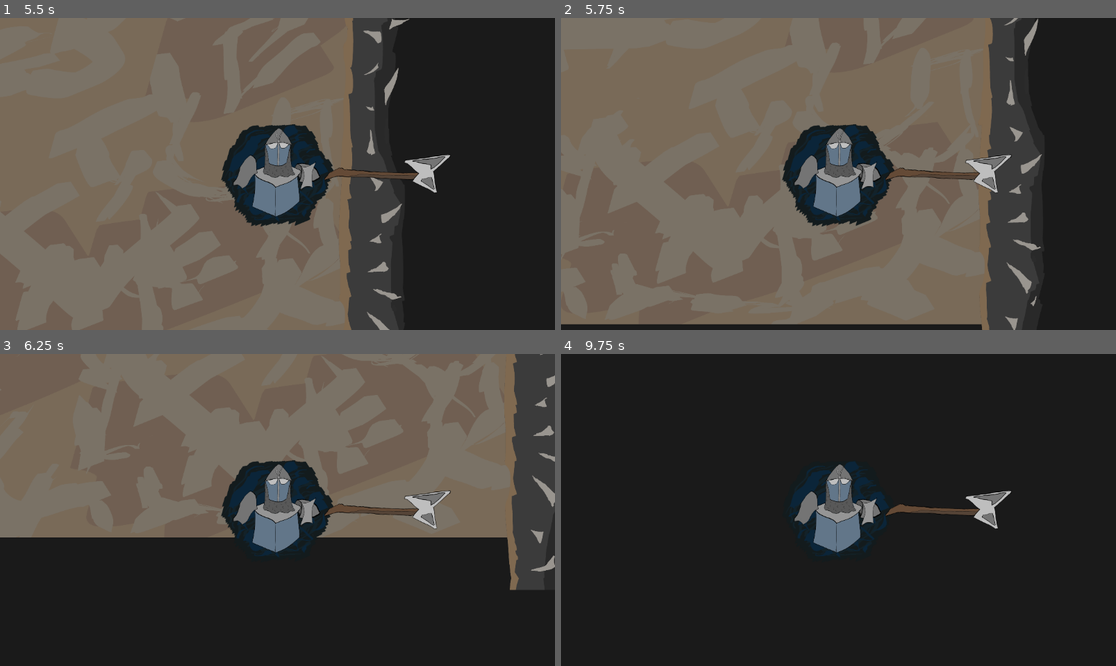
Above: before the commit, frames 1-4 (two rows, left to right).
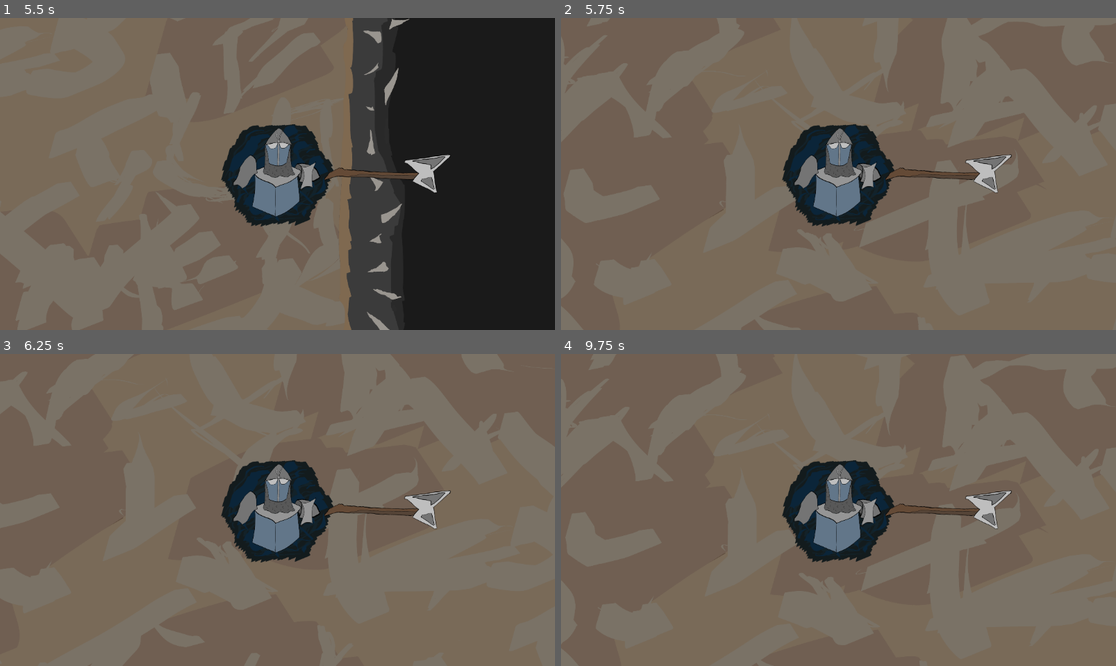
Above: after the commit, the same moments.

Repository: Wiolarz/Polyspear
Game: Godot game, scene res://help/FinishedGame.tscn
Two runs of this game, one before a commit and one after it. Both use one fixed random seed, a clock stepped at 60 frames per second and the inputs below.
Inputs:
- Up to frame 1 (5.5 s): tap Enter at 0.5 s; hold Right 0.53-1.28 s; tap S (KEY_DOWN) at 0.6, 5.1 s; hold Down 1.28-2.03 s; tap A (KEY_LEFT) at 1.35 s; hold Right 2.03-2.78 s; tap D (KEY_RIGHT) at 2.1 s; hold Up 2.78-3.53 s; tap Q (KEY_ROTATE_LEFT) at 2.85 s; hold Left 3.53-5.03 s; tap E (KEY_ROTATE_RIGHT) at 3.6 s; tap F3 (CHEAT_MODE, bound only after the commit) at 4.15 s; tap W (KEY_UP) at 4.35 s; tap F2 (MAXIMIZE_WINDOW, bound only after the commit) at 4.9 s; hold Down from 5.03 s (still down)
- Up to frame 2 (5.75 s): keep holding Down; tap F1 (RESTART_LEVEL, bound only after the commit) at 5.65 s
- Up to frame 3 (6.25 s): release Down at 5.78 s; hold Right from 5.78 s (still down); tap A (KEY_LEFT) at 5.85 s
- Up to frame 4 (9.75 s): release Right at 6.53 s; hold Up 6.53-7.28 s; tap D (KEY_RIGHT) at 6.6 s; hold Right 7.28-8.03 s; tap Q (KEY_ROTATE_LEFT) at 7.35 s; hold Down 8.03-8.78 s; tap E (KEY_ROTATE_RIGHT) at 8.1 s; hold Left 8.78-9.53 s; tap W (KEY_UP) at 8.85 s; tap F1 (RESTART_LEVEL, bound only after the commit) at 9.5 s; hold Up from 9.53 s (still down); tap S (KEY_DOWN) at 9.6 s

Frame 1 is identical in both runs. In frame 2, 24% of the frame differs, in the area x 0-100%, y 0-100%; in frame 3, 44%; in frame 4, 94%.

Commit message:
Basic combat system

Diff:
--- /dev/null
+++ b/Scenes/CharacterHitbox.gd
@@ -0,0 +1,6 @@
+extends Area2D
+
+signal got_hit(value)
+
+func damage(value):
+	got_hit.emit(value)
--- /dev/null
+++ b/Scenes/enemy.gd
@@ -0,0 +1,19 @@
+extends Node2D
+
+
+@export var health = 100
+
+
+
+@onready var move_tool = $EnemyMovement
+@onready var rotate_tool = $Weapon/WeaponBody
+
+
+
+
+
+func _on_character_hitbox_got_hit(value):
+	health -= value
+	print("enemy", health)
+	if health <= 0:
+		queue_free()
--- /dev/null
+++ b/Scenes/enemy.tscn
@@ -0,0 +1,82 @@
+[gd_scene load_steps=10 format=3 uid="uid://wgfq10in4r43"]
+
+[ext_resource type="Texture2D" uid="uid://7xpv6p8ujb1" path="res://ART/red.png" id="1_rpjsg"]
+[ext_resource type="Script" path="res://Scenes/enemy.gd" id="1_svf0m"]
+[ext_resource type="Script" path="res://Scripts/Weapon.gd" id="3_t15x1"]
+[ext_resource type="Texture2D" uid="uid://b1l4romg0h16r" path="res://ART/sword.png" id="4_dhp5r"]
+[ext_resource type="Script" path="res://Scripts/Enemy_Weapon.gd" id="4_v071l"]
+[ext_resource type="Script" path="res://Scenes/CharacterHitbox.gd" id="6_e3hgm"]
+
+[sub_resource type="CircleShape2D" id="CircleShape2D_g3oni"]
+radius = 247.291
+
+[sub_resource type="RectangleShape2D" id="RectangleShape2D_1ev5r"]
+size = Vector2(630.204, 12.0399)
+
+[sub_resource type="CircleShape2D" id="CircleShape2D_nc6qa"]
+radius = 258.0
+
+[node name="Enemy" type="Node2D"]
+script = ExtResource("1_svf0m")
+
+[node name="EnemyMovement" type="RigidBody2D" parent="."]
+inertia = 1.0
+center_of_mass_mode = 1
+gravity_scale = 0.0
+lock_rotation = true
+linear_damp = 1.0
+angular_damp = 10.0
+
+[node name="PinJoint2D" type="PinJoint2D" parent="EnemyMovement"]
+node_a = NodePath("..")
+node_b = NodePath("../../Weapon/WeaponBody")
+
+[node name="Sprite2D" type="Sprite2D" parent="EnemyMovement"]
+texture = ExtResource("1_rpjsg")
+
+[node name="CollisionShape2D" type="CollisionShape2D" parent="EnemyMovement"]
+shape = SubResource("CircleShape2D_g3oni")
+
+[node name="RemoteTransform2D" type="RemoteTransform2D" parent="EnemyMovement"]
+remote_path = NodePath("../../CharacterHitbox")
+update_rotation = false
+update_scale = false
+
+[node name="Weapon" type="Node2D" parent="."]
+script = ExtResource("3_t15x1")
+
+[node name="WeaponBody" type="RigidBody2D" parent="Weapon"]
+center_of_mass_mode = 1
+gravity_scale = 0.0
+angular_damp = 10.0
+script = ExtResource("4_v071l")
+
+[node name="WeaponShape" type="CollisionShape2D" parent="Weapon/WeaponBody"]
+position = Vector2(602.222, -5.94873)
+rotation = -0.0513421
+scale = Vector2(1, 2.76)
+shape = SubResource("RectangleShape2D_1ev5r")
+
+[node name="WeaponSprite" type="Sprite2D" parent="Weapon/WeaponBody"]
+position = Vector2(572, 0)
+rotation = 0.349066
+texture = ExtResource("4_dhp5r")
+
+[node name="RemoteTransform2D" type="RemoteTransform2D" parent="Weapon/WeaponBody"]
+remote_path = NodePath("../../WeaponHitbox")
+update_scale = false
+
+[node name="WeaponHitbox" type="Area2D" parent="Weapon"]
+
+[node name="DamageHitboxShape" type="CollisionPolygon2D" parent="Weapon/WeaponHitbox"]
+polygon = PackedVector2Array(476, -45, 977, -37, 919, 2, 488, 64)
+
+[node name="CharacterHitbox" type="Area2D" parent="."]
+script = ExtResource("6_e3hgm")
+
+[node name="BodyHitboxShape" type="CollisionShape2D" parent="CharacterHitbox"]
+shape = SubResource("CircleShape2D_nc6qa")
+
+[connection signal="area_entered" from="Weapon/WeaponHitbox" to="Weapon" method="_on_weapon_hitbox_area_entered"]
+[connection signal="area_exited" from="Weapon/WeaponHitbox" to="Weapon" method="_on_weapon_hitbox_area_exited"]
+[connection signal="got_hit" from="CharacterHitbox" to="." method="_on_character_hitbox_got_hit"]
--- /dev/null
+++ b/Scenes/player.tscn
@@ -0,0 +1,90 @@
+[gd_scene load_steps=12 format=3 uid="uid://daxr8sv6kdpxx"]
+
+[ext_resource type="Script" path="res://Scripts/PlayerManager.gd" id="1_yowb6"]
+[ext_resource type="Script" path="res://Scripts/PlayerMovement.gd" id="2_72fvl"]
+[ext_resource type="Texture2D" uid="uid://dsuyf10fsprg2" path="res://ART/blue.png" id="3_u8cof"]
+[ext_resource type="Script" path="res://Scripts/Weapon.gd" id="4_265fq"]
+[ext_resource type="Script" path="res://Scripts/Player_Weapon.gd" id="5_opclm"]
+[ext_resource type="Texture2D" uid="uid://swp7jgfkcgwh" path="res://ART/axe.png" id="6_0jbv4"]
+[ext_resource type="Script" path="res://Scenes/CharacterHitbox.gd" id="7_l2la1"]
+
+[sub_resource type="CircleShape2D" id="CircleShape2D_g3oni"]
+radius = 247.291
+
+[sub_resource type="RectangleShape2D" id="RectangleShape2D_1ev5r"]
+size = Vector2(515, 12.0399)
+
+[sub_resource type="RectangleShape2D" id="RectangleShape2D_ps2rt"]
+size = Vector2(191, 189)
+
+[sub_resource type="CircleShape2D" id="CircleShape2D_c22em"]
+radius = 258.0
+
+[node name="Player" type="Node2D"]
+script = ExtResource("1_yowb6")
+
+[node name="PlayerMovement" type="RigidBody2D" parent="."]
+inertia = 1.0
+center_of_mass_mode = 1
+gravity_scale = 0.0
+lock_rotation = true
+linear_damp = 1.0
+angular_damp = 10.0
+script = ExtResource("2_72fvl")
+speed = 100
+
+[node name="RemoteTransform2D" type="RemoteTransform2D" parent="PlayerMovement"]
+remote_path = NodePath("../../CharacterHitbox")
+update_rotation = false
+update_scale = false
+
+[node name="PinJoint2D" type="PinJoint2D" parent="PlayerMovement"]
+node_a = NodePath("..")
+node_b = NodePath("../../Weapon/WeaponBody")
+
+[node name="Camera2D" type="Camera2D" parent="PlayerMovement"]
+zoom = Vector2(0.4, 0.4)
+
+[node name="PlayerSprite" type="Sprite2D" parent="PlayerMovement"]
+texture = ExtResource("3_u8cof")
+
+[node name="MovementShape" type="CollisionShape2D" parent="PlayerMovement"]
+shape = SubResource("CircleShape2D_g3oni")
+
+[node name="Weapon" type="Node2D" parent="."]
+script = ExtResource("4_265fq")
+
+[node name="WeaponBody" type="RigidBody2D" parent="Weapon"]
+center_of_mass_mode = 1
+gravity_scale = 0.0
+angular_damp = 10.0
+script = ExtResource("5_opclm")
+
+[node name="RemoteTransform2D" type="RemoteTransform2D" parent="Weapon/WeaponBody"]
+remote_path = NodePath("../../WeaponHitbox")
+update_scale = false
+
+[node name="WeaponShape" type="CollisionShape2D" parent="Weapon/WeaponBody"]
+position = Vector2(517.5, 0)
+scale = Vector2(1, 2.76)
+shape = SubResource("RectangleShape2D_1ev5r")
+
+[node name="WeaponSprite" type="Sprite2D" parent="Weapon/WeaponBody"]
+position = Vector2(572, 0)
+texture = ExtResource("6_0jbv4")
+
+[node name="WeaponHitbox" type="Area2D" parent="Weapon"]
+
+[node name="DamageHitboxShape" type="CollisionShape2D" parent="Weapon/WeaponHitbox"]
+position = Vector2(787.5, -4.5)
+shape = SubResource("RectangleShape2D_ps2rt")
+
+[node name="CharacterHitbox" type="Area2D" parent="."]
+script = ExtResource("7_l2la1")
+
+[node name="BodyHitboxShape" type="CollisionShape2D" parent="CharacterHitbox"]
+shape = SubResource("CircleShape2D_c22em")
+
+[connection signal="area_entered" from="Weapon/WeaponHitbox" to="Weapon" method="_on_weapon_hitbox_area_entered"]
+[connection signal="area_exited" from="Weapon/WeaponHitbox" to="Weapon" method="_on_weapon_hitbox_area_exited"]
+[connection signal="got_hit" from="CharacterHitbox" to="." method="_on_character_hitbox_got_hit"]
--- /dev/null
+++ b/Scripts/Enemy_Weapon.gd
@@ -0,0 +1,11 @@
+extends RigidBody2D
+
+
+# Called when the node enters the scene tree for the first time.
+func _ready():
+	pass # Replace with function body.
+
+
+# Called every frame. 'delta' is the elapsed time since the previous frame.
+func _process(delta):
+	pass
--- /dev/null
+++ b/Scripts/PlayerManager.gd
@@ -0,0 +1,21 @@
+extends Node2D
+
+@export var health = 100
+
+@export var cheats = false
+
+
+func _process(_delta):
+	if Input.is_action_just_pressed("CHEAT_MODE"):
+		if cheats:
+			cheats = false
+		else:
+			cheats = true
+
+func _on_character_hitbox_got_hit(value):
+	if not cheats:
+		health -= value
+		print("player", health)
+
+	if health <= 0:
+		get_tree().reload_current_scene()
--- /dev/null
+++ b/Scripts/Weapon.gd
@@ -0,0 +1,45 @@
+extends Node2D
+
+
+
+# default time between damage ticks for all weapons. (60 frames = 1 second)
+@export var immunity_frames = 180
+
+
+
+#enum weapons_properties {IMMUNE_TIMER, PLUNGED} # doesnt work for some reason
+@export var rotation_speed = 1.5
+
+@export var damage_value = 50
+
+# List of all bodies that weapon has pierced
+var plunged_bodies = {}
+
+func _physics_process(delta):
+	for body in plunged_bodies.keys():
+		var immune = clamp(0, plunged_bodies[body]["IMMUNE_TIMER"] - 1, immunity_frames)
+		plunged_bodies[body]["IMMUNE_TIMER"] = immune
+
+		if plunged_bodies[body]["PLUNGED"] and immune == 0:
+			body.damage(hit())
+			plunged_bodies[body]["IMMUNE_TIMER"] = immunity_frames
+
+
+
+
+func hit():
+	return damage_value
+
+
+func _on_weapon_hitbox_area_entered(area:Area2D):
+	if area.has_method("damage"):
+		area.damage(hit())
+		plunged_bodies[area] = {"IMMUNE_TIMER" = immunity_frames, "PLUNGED" = true}
+
+
+
+
+func _on_weapon_hitbox_area_exited(area:Area2D):
+	print(0)
+	if area.has_method("damage"):
+		plunged_bodies[area]["PLUNGED"] = false
--- a/help/FinishedGame.tscn
+++ b/help/FinishedGame.tscn
@@ -1,21 +1,12 @@
-[gd_scene load_steps=13 format=3 uid="uid://c4waxrdpt2s5u"]
+[gd_scene load_steps=8 format=3 uid="uid://c4waxrdpt2s5u"]
 
 [ext_resource type="Script" path="res://help/FinishedGame.gd" id="1_bsm64"]
 [ext_resource type="Texture2D" uid="uid://dbxvvbwku3y6w" path="res://ART/background2.png" id="2_81r1n"]
 [ext_resource type="Texture2D" uid="uid://dv2sn6vodp7lf" path="res://ART/corner.png" id="3_aiy8k"]
 [ext_resource type="Texture2D" uid="uid://sk8fb3xi31rx" path="res://ART/edge_of_the_map.png" id="4_mx5m8"]
-[ext_resource type="Script" path="res://help/PlayerMovement.gd" id="5_5syp0"]
-[ext_resource type="Texture2D" uid="uid://dsuyf10fsprg2" path="res://ART/blue.png" id="6_3fwpr"]
-[ext_resource type="Script" path="res://help/Player_Weapon.gd" id="7_8lilw"]
-[ext_resource type="Texture2D" uid="uid://swp7jgfkcgwh" path="res://ART/axe.png" id="8_gwsh8"]
-[ext_resource type="Texture2D" uid="uid://7xpv6p8ujb1" path="res://ART/red.png" id="9_l3o5s"]
-[ext_resource type="Texture2D" uid="uid://b1l4romg0h16r" path="res://ART/sword.png" id="10_i4t1x"]
-
-[sub_resource type="CircleShape2D" id="CircleShape2D_g3oni"]
-radius = 247.291
-
-[sub_resource type="RectangleShape2D" id="RectangleShape2D_1ev5r"]
-size = Vector2(632, 20)
+[ext_resource type="PackedScene" uid="uid://daxr8sv6kdpxx" path="res://Scenes/player.tscn" id="5_j8n4m"]
+[ext_resource type="PackedScene" path="res://Scenes/enemy.tscn" id="6_6u5ac"]
+[ext_resource type="Script" path="res://Scripts/Menu.gd" id="8_ntbbl"]
 
 [node name="Finished_Game" type="Node"]
 script = ExtResource("1_bsm64")
@@ -38,78 +29,10 @@
 [node name="Sprite2D" type="Sprite2D" parent="MapEdge"]
 texture = ExtResource("4_mx5m8")
 
-[node name="Player" type="Node2D" parent="."]
+[node name="Player" parent="." instance=ExtResource("5_j8n4m")]
 
-[node name="PlayerMovement" type="RigidBody2D" parent="Player"]
-inertia = 1.0
-center_of_mass_mode = 1
-gravity_scale = 0.0
-lock_rotation = true
-linear_damp = 1.0
-angular_damp = 10.0
-script = ExtResource("5_5syp0")
-speed = 100
+[node name="Enemy" parent="." instance=ExtResource("6_6u5ac")]
+position = Vector2(1237, -1370)
 
-[node name="PinJoint2D" type="PinJoint2D" parent="Player/PlayerMovement"]
-node_a = NodePath("..")
-node_b = NodePath("../../Weapon")
-
-[node name="Camera2D" type="Camera2D" parent="Player/PlayerMovement"]
-zoom = Vector2(0.4, 0.4)
-
-[node name="Sprite2D" type="Sprite2D" parent="Player/PlayerMovement"]
-texture = ExtResource("6_3fwpr")
-
-[node name="CollisionShape2D" type="CollisionShape2D" parent="Player/PlayerMovement"]
-shape = SubResource("CircleShape2D_g3oni")
-
-[node name="Weapon" type="RigidBody2D" parent="Player"]
-center_of_mass_mode = 1
-gravity_scale = 0.0
-angular_damp = 10.0
-script = ExtResource("7_8lilw")
-
-[node name="CollisionShape2D" type="CollisionShape2D" parent="Player/Weapon"]
-position = Vector2(582, 0)
-scale = Vector2(1, 8.48)
-shape = SubResource("RectangleShape2D_1ev5r")
-
-[node name="Sprite2D" type="Sprite2D" parent="Player/Weapon"]
-position = Vector2(572, 0)
-texture = ExtResource("8_gwsh8")
-
-[node name="Enemy" type="Node2D" parent="."]
-position = Vector2(890, -1212)
-
-[node name="EnemyMovement" type="RigidBody2D" parent="Enemy"]
-inertia = 1.0
-center_of_mass_mode = 1
-gravity_scale = 0.0
-lock_rotation = true
-linear_damp = 1.0
-angular_damp = 10.0
-
-[node name="PinJoint2D" type="PinJoint2D" parent="Enemy/EnemyMovement"]
-node_a = NodePath("..")
-node_b = NodePath("../../Weapon")
-
-[node name="Sprite2D" type="Sprite2D" parent="Enemy/EnemyMovement"]
-texture = ExtResource("9_l3o5s")
-
-[node name="CollisionShape2D" type="CollisionShape2D" parent="Enemy/EnemyMovement"]
-shape = SubResource("CircleShape2D_g3oni")
-
-[node name="Weapon" type="RigidBody2D" parent="Enemy"]
-center_of_mass_mode = 1
-gravity_scale = 0.0
-angular_damp = 10.0
-
-[node name="CollisionShape2D" type="CollisionShape2D" parent="Enemy/Weapon"]
-position = Vector2(582, 0)
-scale = Vector2(1, 5.88)
-shape = SubResource("RectangleShape2D_1ev5r")
-
-[node name="Sprite2D" type="Sprite2D" parent="Enemy/Weapon"]
-position = Vector2(572, 0)
-rotation = 0.352556
-texture = ExtResource("10_i4t1x")
+[node name="Menu" type="Node" parent="."]
+script = ExtResource("8_ntbbl")
--- a/project.godot
+++ b/project.godot
@@ -98,6 +98,26 @@
 , Object(InputEventKey,"resource_local_to_scene":false,"resource_name":"","device":-1,"window_id":0,"alt_pressed":false,"shift_pressed":false,"ctrl_pressed":false,"meta_pressed":false,"pressed":false,"keycode":0,"physical_keycode":4194321,"key_label":0,"unicode":0,"echo":false,"script":null)
 ]
 }
+RESTART_LEVEL={
+"deadzone": 0.5,
+"events": [Object(InputEventKey,"resource_local_to_scene":false,"resource_name":"","device":-1,"window_id":0,"alt_pressed":false,"shift_pressed":false,"ctrl_pressed":false,"meta_pressed":false,"pressed":false,"keycode":0,"physical_keycode":4194332,"key_label":0,"unicode":0,"echo":false,"script":null)
+]
+}
+MAXIMIZE_WINDOW={
+"deadzone": 0.5,
+"events": [Object(InputEventKey,"resource_local_to_scene":false,"resource_name":"","device":-1,"window_id":0,"alt_pressed":false,"shift_pressed":false,"ctrl_pressed":false,"meta_pressed":false,"pressed":false,"keycode":0,"physical_keycode":4194333,"key_label":0,"unicode":0,"echo":false,"script":null)
+]
+}
+EXIT_GAME={
+"deadzone": 0.5,
+"events": [Object(InputEventKey,"resource_local_to_scene":false,"resource_name":"","device":-1,"window_id":0,"alt_pressed":false,"shift_pressed":false,"ctrl_pressed":false,"meta_pressed":false,"pressed":false,"keycode":0,"physical_keycode":4194305,"key_label":0,"unicode":0,"echo":false,"script":null)
+]
+}
+CHEAT_MODE={
+"deadzone": 0.5,
+"events": [Object(InputEventKey,"resource_local_to_scene":false,"resource_name":"","device":-1,"window_id":0,"alt_pressed":false,"shift_pressed":false,"ctrl_pressed":false,"meta_pressed":false,"pressed":false,"keycode":0,"physical_keycode":4194334,"key_label":0,"unicode":0,"echo":false,"script":null)
+]
+}
 
 [rendering]
 
Renamed: help/PlayerMovement.gd -> Scripts/PlayerMovement.gd
Renamed: help/Player_Weapon.gd -> Scripts/Player_Weapon.gd
